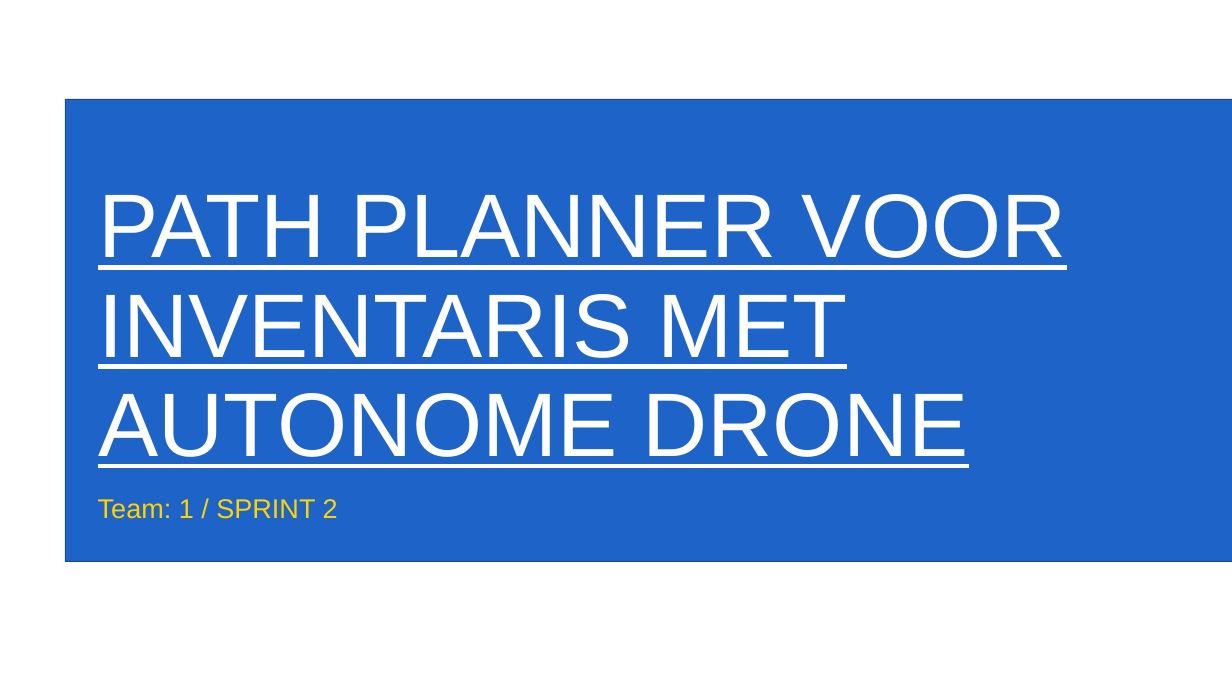
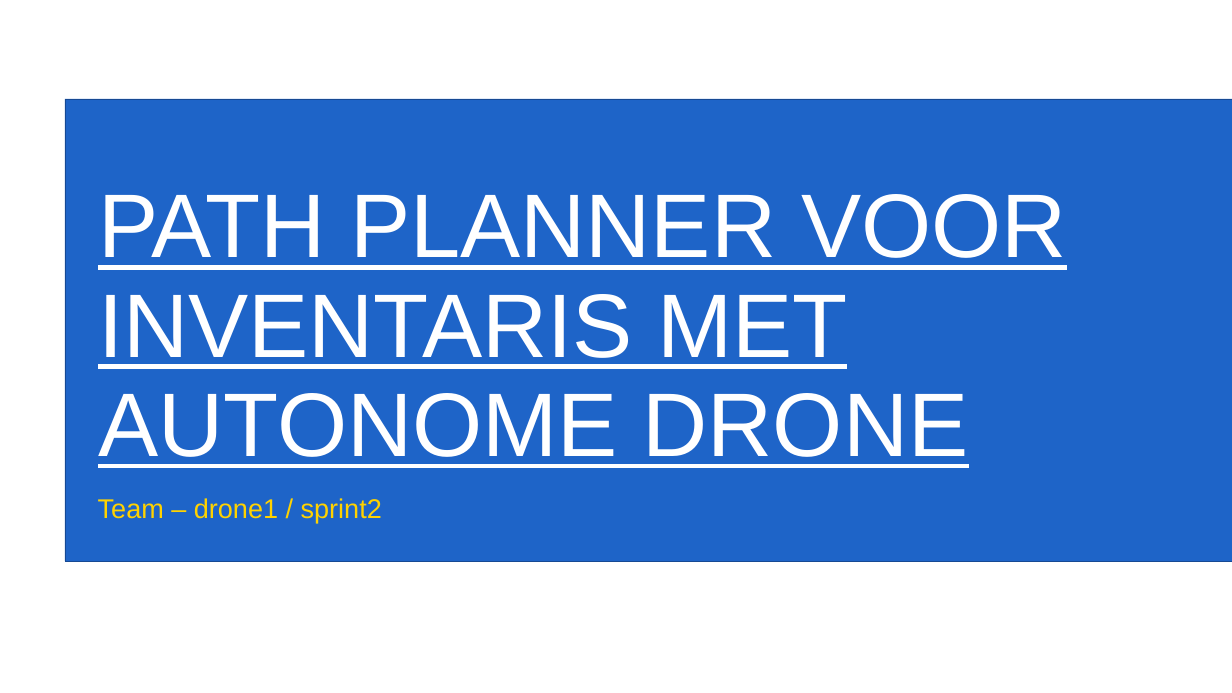
Before and after one commit to WouterStemgee/inventory-management-system-autonomous-drones, a slide deck: slide 1 of presentaties/PresentatieSprint2.pptx. Drawn at 1232x693 pixels with LibreOffice and Linux fonts; fonts in the diff are those of the drawing; background and template pictures are left out. Boxes give left, top, right and bottom in pixels: in the first picture for what was removed or moved away, otherwise in the second. Text is boxed around its words. In the diff, an @@ line names an element or a change of style, - is before the commit and + after.

```diff
--- a/presentaties/PresentatieSprint2.pptx
+++ b/presentaties/PresentatieSprint2.pptx
@@ subtitle at [98,498,382,523]: text changed @@
-Team: 1 / SPRINT 2
+Team – drone1 / sprint2
```
Also in this commit, not shown: 5 other slides changed, 5 slides added, 2 slides removed, 2 other files.
